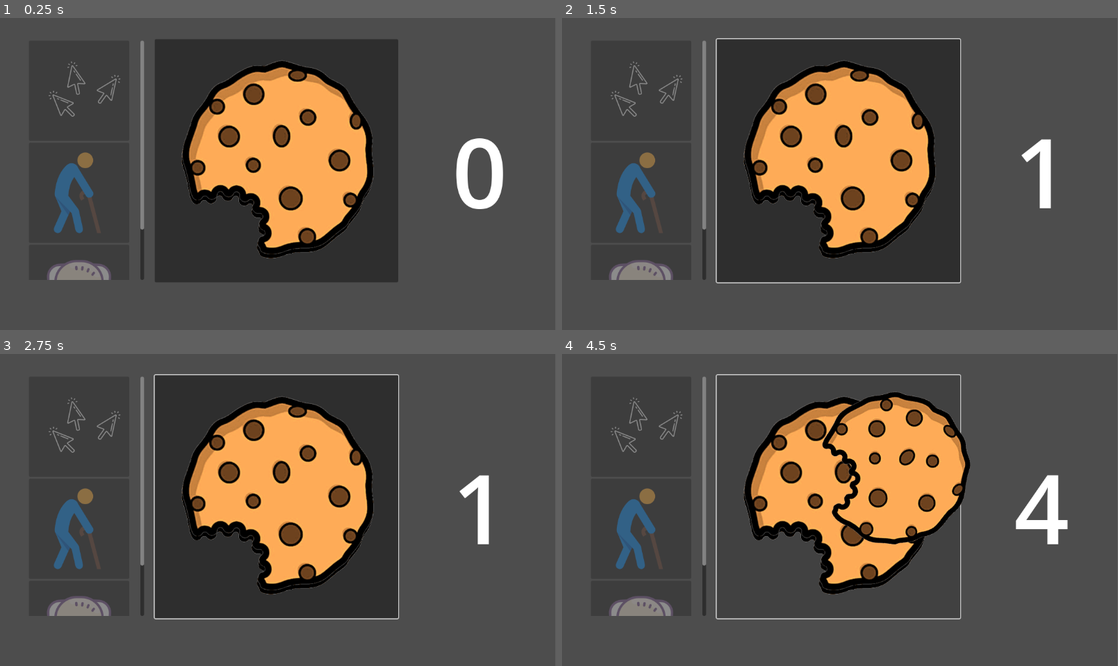
Above: before the commit, frames 1-4 (two rows, left to right).
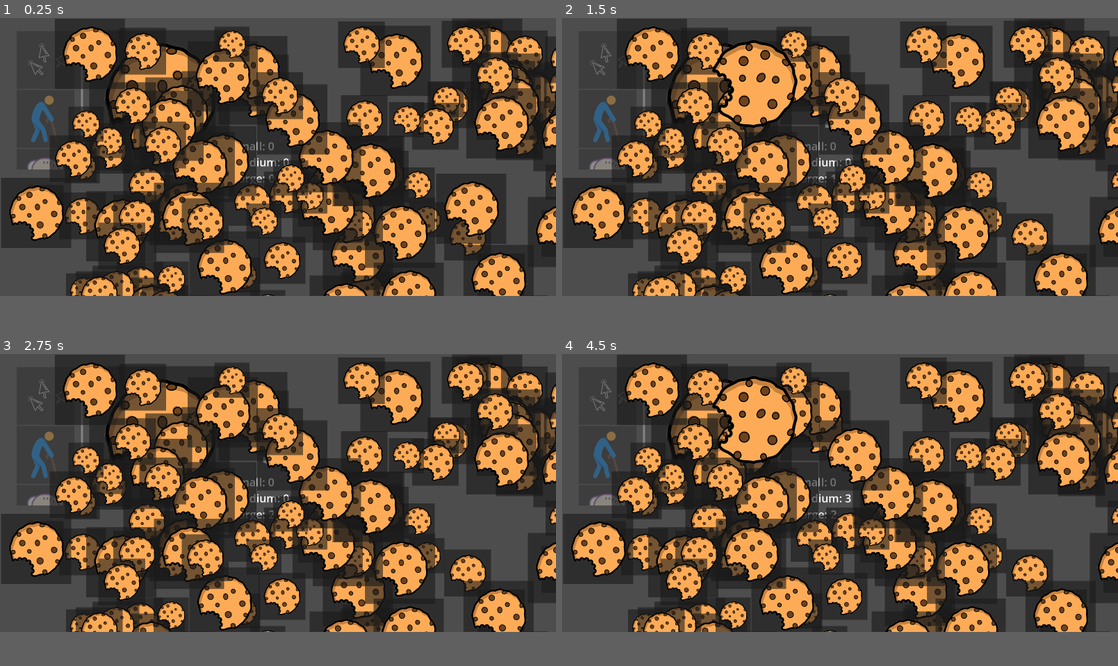
Above: after the commit, the same moments.

Repository: breyed/ComputerScienceSpring2024
Game: Godot game, scene res://main.tscn
Two runs of this game, one before a commit and one after it. Both use one fixed random seed, a clock stepped at 60 frames per second and the inputs below.
Inputs (mouse positions are in pixels of both pictures, inside the frame that each line leads up to; where the layout moved, square brackets give the same spot in the first picture):
- Up to frame 1 (0.25 s): no input
- Up to frame 2 (1.5 s): click (723, 111) [840, 161] at 0.5 s; click (1029, 264) at 1.27 s
- Up to frame 3 (2.75 s): click (150, 662) at 2.02 s
- Up to frame 4 (4.5 s): click (745, 581) at 2.77 s; click (856, 466) at 3.52 s; click (851, 553) at 4.27 s
In our replay, the window is 799x449 before the commit and 800x400 after it. These sizes can differ from the game's own. Grey fills any space a smaller window leaves; there, only what the larger window draws over its background counts as a difference.

The runs differ from the first frame. In frame 1, 63% of the frame differs, in the area x 0-100%, y 0-90%; in frame 2, 62%; in frame 3, 62%; in frame 4, 65%.

Commit message:
Random cookies.

Diff:
--- a/CookieClicker/Main.gd
+++ b/CookieClicker/Main.gd
@@ -12,12 +12,29 @@
 
 var frames = 0
 
+var clicksByScale = { 4: 0, 3: 0, 2: 0 }
+
 func _ready():
 	add_to_score(0)
 
-func _process(x):
+	get_window().size = Vector2(2000, 1000)
+
+	for _r in range(100):
+		var random_cookie = $CookieButton.duplicate()
+		var scale = randi_range(2, 4)
+		random_cookie.scale = Vector2(1.0 / scale, 1.0 / scale)
+		random_cookie.position = Vector2(randi_range(0, 2000), randi_range(0, 1000))
+
+		var clicked = func():
+			random_cookie.queue_free()
+			clicksByScale[scale] = clicksByScale[scale] + 1
+		random_cookie.connect('pressed', clicked)
+
+		add_child(random_cookie)
+
+func _process(_x):
 	frames = frames + 1
-	if frames >= 60 / (grandpas + 1):
+	if frames >= 60.0 / (grandpas + 1):
 		frames = 0
 		add_to_score(grannies)
 
@@ -42,6 +59,7 @@
 
 	score = score + points
 	$ScoreLabel.text = str(score)
+	$ScoreDetailLabel.text = "Small: %d\nMedium: %d\nLarge: %d" % [clicksByScale[4], clicksByScale[3], clicksByScale[2]]
 	$Bonuses/Box/MultiClickButton.disabled = score < multi_click_price
 	$Bonuses/Box/GrannyButton.disabled = score < granny_price
 	$Bonuses/Box/GrandpaButton.disabled = score < grandpa_price
@@ -54,5 +72,5 @@
 		var player = flying_cookie.get_node("AnimationPlayer")
 		player.play("flying_cookie_animation")
 
-		var on_finished = func(animation): flying_cookie.queue_free()
+		var on_finished = func(_animation): flying_cookie.queue_free()
 		player.animation_finished.connect(on_finished)
--- a/CookieClicker/main.tscn
+++ b/CookieClicker/main.tscn
@@ -109,6 +109,13 @@
 theme_override_font_sizes/font_size = 200
 horizontal_alignment = 1
 
+[node name="ScoreDetailLabel" type="Label" parent="."]
+offset_left = 837.0
+offset_top = 433.0
+offset_right = 1130.0
+offset_bottom = 706.0
+theme_override_font_sizes/font_size = 40
+
 [node name="AudioStreamPlayer" type="AudioStreamPlayer" parent="."]
 stream = ExtResource("3_gqn6l")
 
